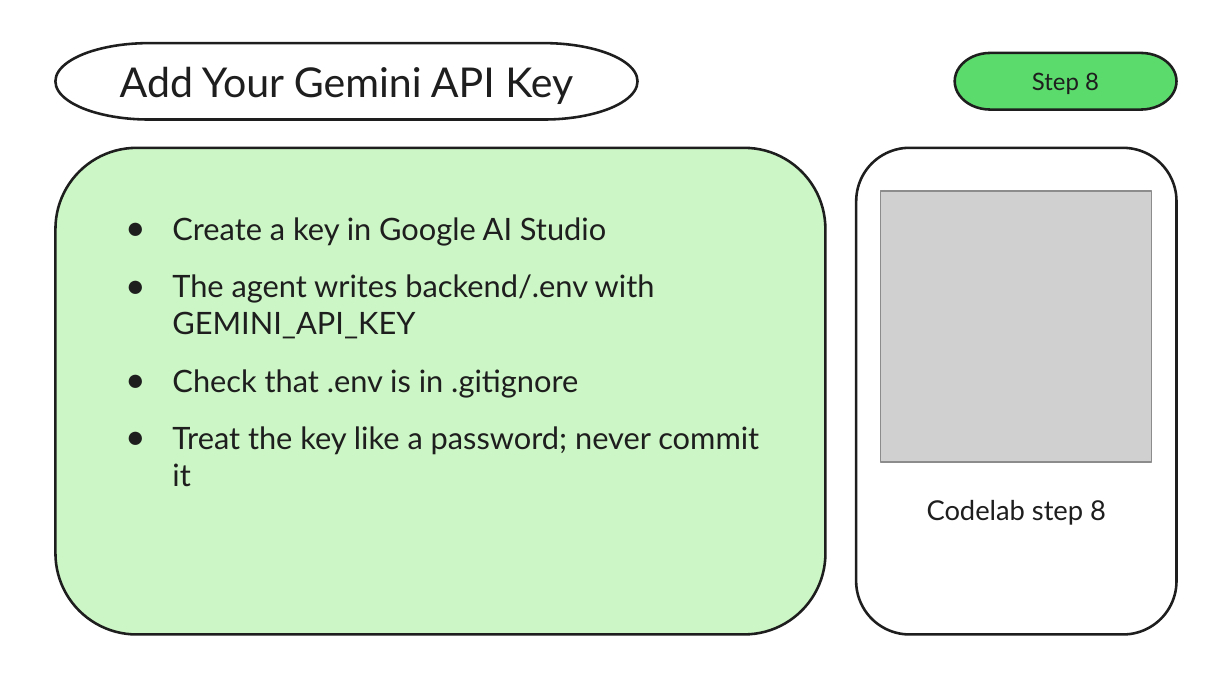
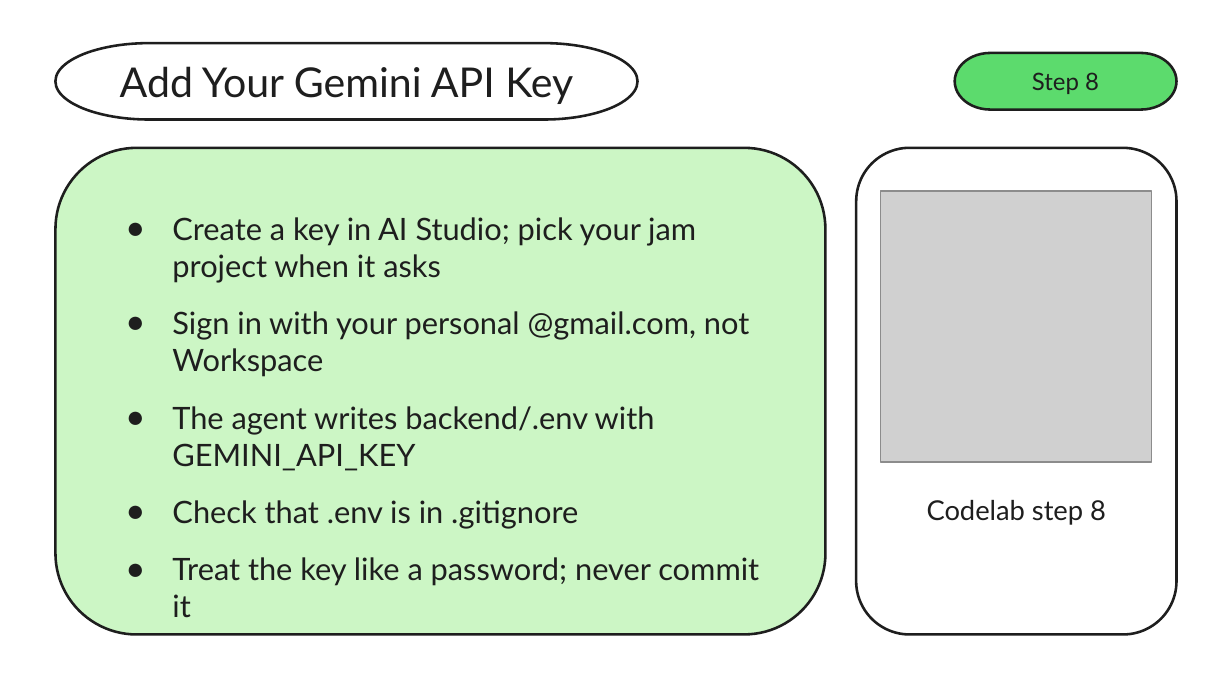
Before and after one commit to xbill9/codejam-claude, a slide deck: slide 18 of slides/code-jam.pptx (slide 15 before the commit). Drawn at 1232x693 pixels with LibreOffice and Linux fonts; fonts in the diff are those of the drawing; grey boxes stand for pictures. Boxes give left, top, right and bottom in pixels: in the first picture for what was removed or moved away, otherwise in the second. Text is boxed around its words. In the diff, an @@ line names an element or a change of style, - is before the commit and + after.

```diff
--- a/slides/code-jam.pptx
+++ b/slides/code-jam.pptx
@@ text at [172, 217, 749, 377]: text changed @@
-● Create a key in Google AI Studio
+● Create a key in AI Studio; pick your jam project when it asks
+● Sign in with your personal @gmail.com, not Workspace
```
Also in this commit, not shown: 5 other slides changed, 4 slides added, 1 slide removed, 2 other files.
